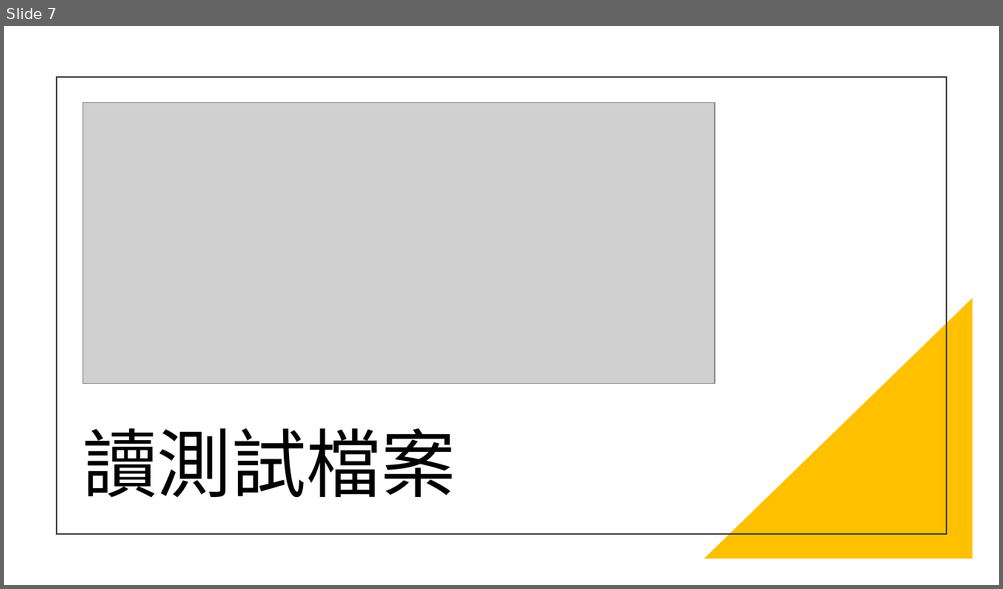
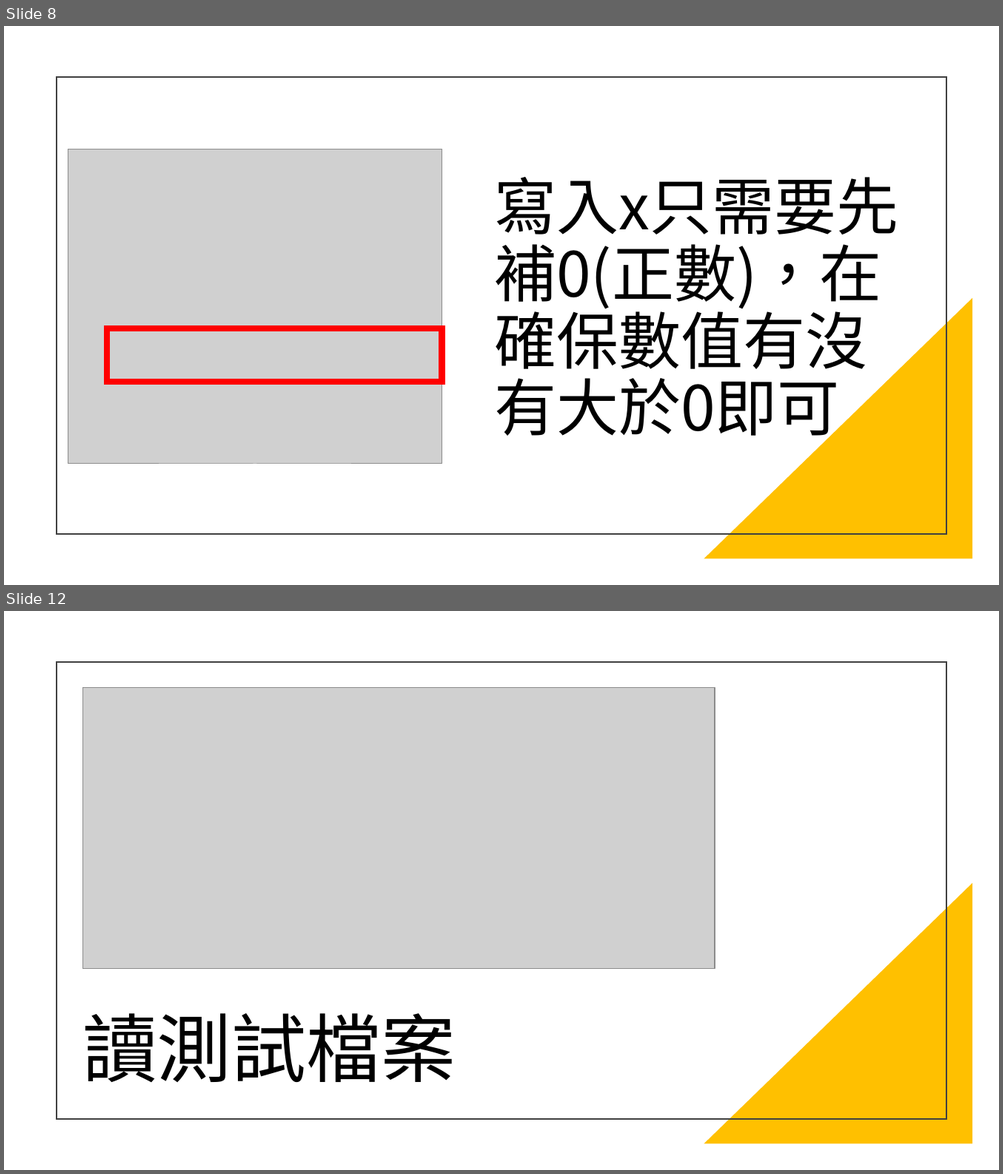
Before and after one commit to kerong2002/111-practices-of-digtal-system-design, a slide deck: 20221027/Cordic/Cordic報告.pptx. Shown one above the other, each under a label of ours: slide 7 before the commit, slides 8 and 12 after it; the slides between them are not shown. The pictures are 1003x589 and 1003x1174 pixels, drawn with LibreOffice and Linux fonts; fonts in the diff are those of the drawing; grey boxes stand for pictures. Boxes give left, top, right and bottom in pixels: in the first picture for what was removed or moved away, otherwise in the second. Text is boxed around its words. In the diff, an @@ line names an element or a change of style, - is before the commit and + after.

```diff
--- a/20221027/Cordic/Cordic報告.pptx
+++ b/20221027/Cordic/Cordic報告.pptx
@@ slide 8 added at (x1=4, y1=26, x2=999, y2=585), background #FFFFFF @@
@@ rectangle added at (x1=57, y1=77, x2=946, y2=534), outline #404040 1.5 pt @@
@@ picture added at (x1=68, y1=149, x2=442, y2=465) @@
@@ text added at (x1=494, y1=177, x2=898, y2=446), 60 pt, text #000000 @@
+寫入x只需要先補0(正數)，在確保數值有沒有大於0即可
@@ right triangle added at (x1=704, y1=298, x2=973, y2=560), fill #FFC000 @@
@@ rectangle added at (x1=107, y1=329, x2=442, y2=383), outline #FF0000 6 pt @@
@@ what was slide 7 is now slide 12 @@
```
Also in this commit, not shown: 6 other slides added.
